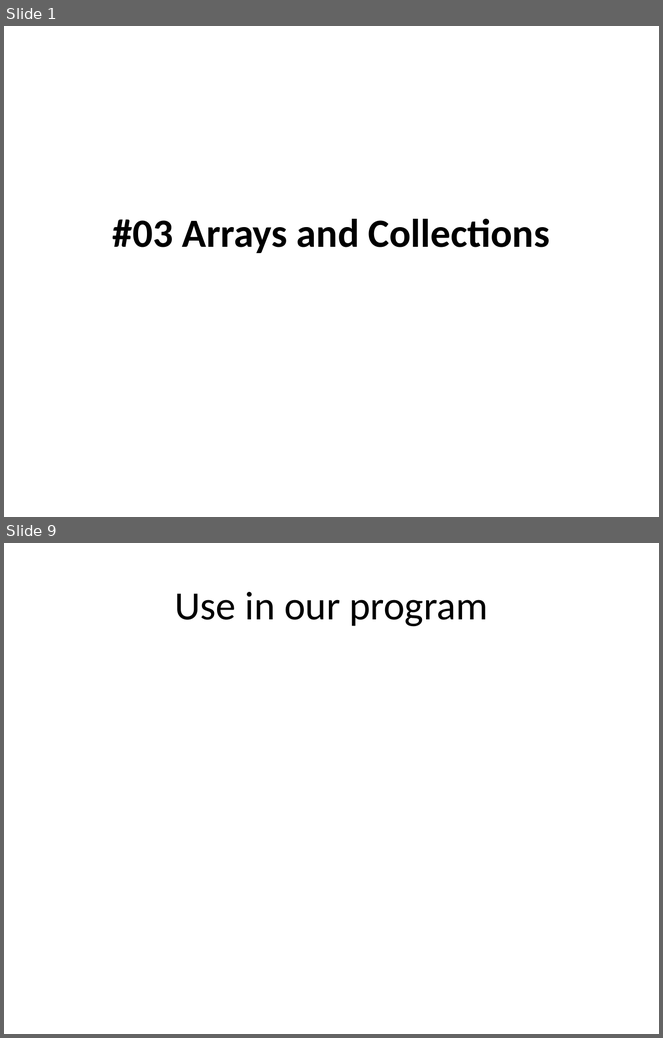
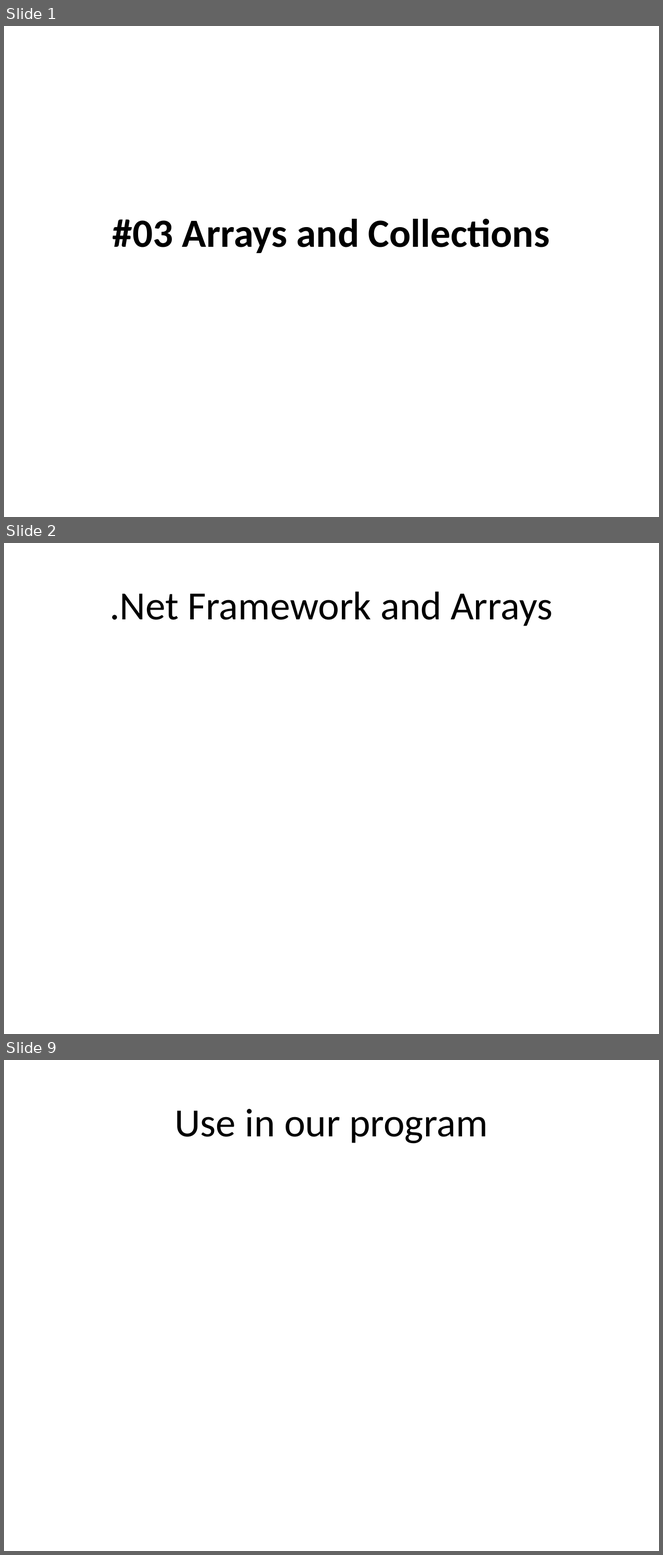
Before and after one commit to isurup/kalle-martin-group, a slide deck: OOPExam/03 Arrays and Collections.pptx. Shown one above the other, each under a label of ours: slides 1 and 9 before the commit, slides 1, 2 and 9 after it; the slides between them are not shown. The pictures are 663x1038 and 663x1555 pixels, drawn with LibreOffice and Linux fonts; fonts in the diff are those of the drawing. Boxes give left, top, right and bottom in pixels: in the first picture for what was removed or moved away, otherwise in the second. Text is boxed around its words. In the diff, an @@ line names an element or a change of style, - is before the commit and + after.

```diff
--- a/OOPExam/03 Arrays and Collections.pptx
+++ b/OOPExam/03 Arrays and Collections.pptx
@@ slide 2 added at box(4, 543, 659, 1034), background #FFFFFF @@
@@ title added at box(110, 591, 553, 626), 44 pt, text #000000 @@
+.Net Framework and Arrays
```
Also in this commit, not shown: 1 slide changed, 6 other slides added, 6 slides removed.
